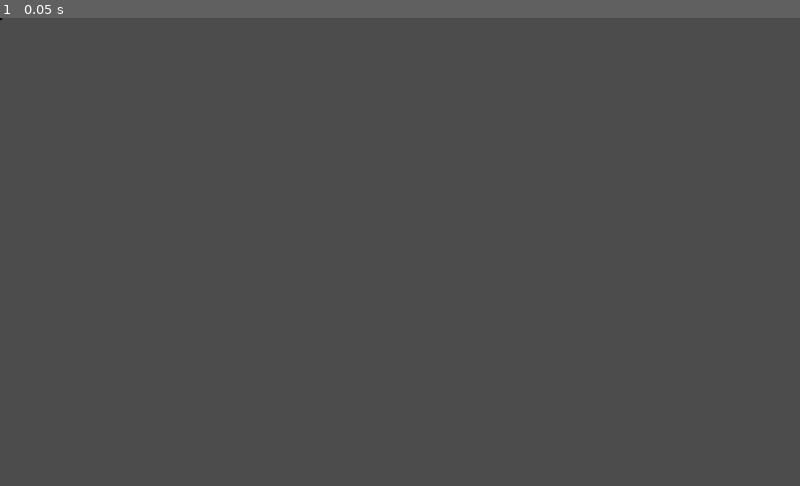
Above: before the commit, frame 1.
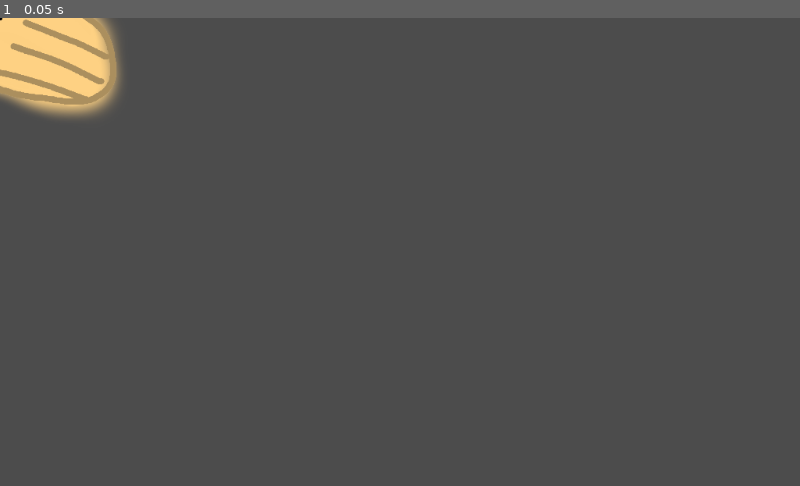
Above: after the commit, the same moment.

Repository: HumbleSolipsist/gmtk-hand-game
Game: Godot game, scene res://World.tscn
The game is run twice, just before and just after one commit, with the same random seed, the same clock (stepped at 60 frames per second) and the same inputs.
Inputs:
- Up to frame 1 (0.05 s): no input

The runs differ from the first frame. In frame 1, 3.0% of the frame differs, in the area x 0-16%, y 0-22%.

Commit message:
Add basic click and drag functionality to the hand.

Diff:
--- a/LeftHand.gd
+++ b/LeftHand.gd
@@ -1,14 +1,22 @@
 extends Area2D
 
-export (PackedScene) var Lethal
+var mouse_hover = false
+var follow_mouse = false
 
 # Called when the node enters the scene tree for the first time.
 func _ready():
 	pass # Replace with function body.
 
-# Called every frame. 'delta' is the elapsed time since the previous frame.
-#func _process(delta):
-#	pass
-#func get_input():
-#	if Input.is_action_just_pressed('ui_left_click'):
-#		$drag_hitbox.
+func _process(delta):
+	if follow_mouse:
+		self.position = get_viewport().get_mouse_position()
+
+func _input(event):
+	if mouse_hover and event is InputEventMouseButton:
+		follow_mouse = not follow_mouse
+
+func _on_pointer_area_entered(area):
+	mouse_hover = true
+
+func _on_pointer_area_exited(area):
+	mouse_hover = false
--- a/World.tscn
+++ b/World.tscn
@@ -17,7 +17,6 @@
 [node name="world" type="Node2D"]
 
 [node name="left_hand" type="Area2D" parent="."]
-visible = false
 script = ExtResource( 1 )
 
 [node name="arm" type="Sprite" parent="left_hand"]
@@ -40,3 +39,5 @@
 [node name="sprite" type="Sprite" parent="pointer"]
 scale = Vector2( 0.01, 0.01 )
 texture = ExtResource( 4 )
+[connection signal="area_entered" from="pointer" to="left_hand" method="_on_pointer_area_entered"]
+[connection signal="area_exited" from="pointer" to="left_hand" method="_on_pointer_area_exited"]
--- a/project.godot
+++ b/project.godot
@@ -23,8 +23,7 @@
 
 ui_left_click={
 "deadzone": 0.5,
-"events": [ Object(InputEventMouseButton,"resource_local_to_scene":false,"resource_name":"","device":0,"alt":false,"shift":false,"control":false,"meta":false,"command":false,"button_mask":0,"position":Vector2( 0, 0 ),"global_position":Vector2( 0, 0 ),"factor":1.0,"button_index":1,"pressed":false,"doubleclick":false,"script":null)
- ]
+"events": [  ]
 }
 
 [rendering]
